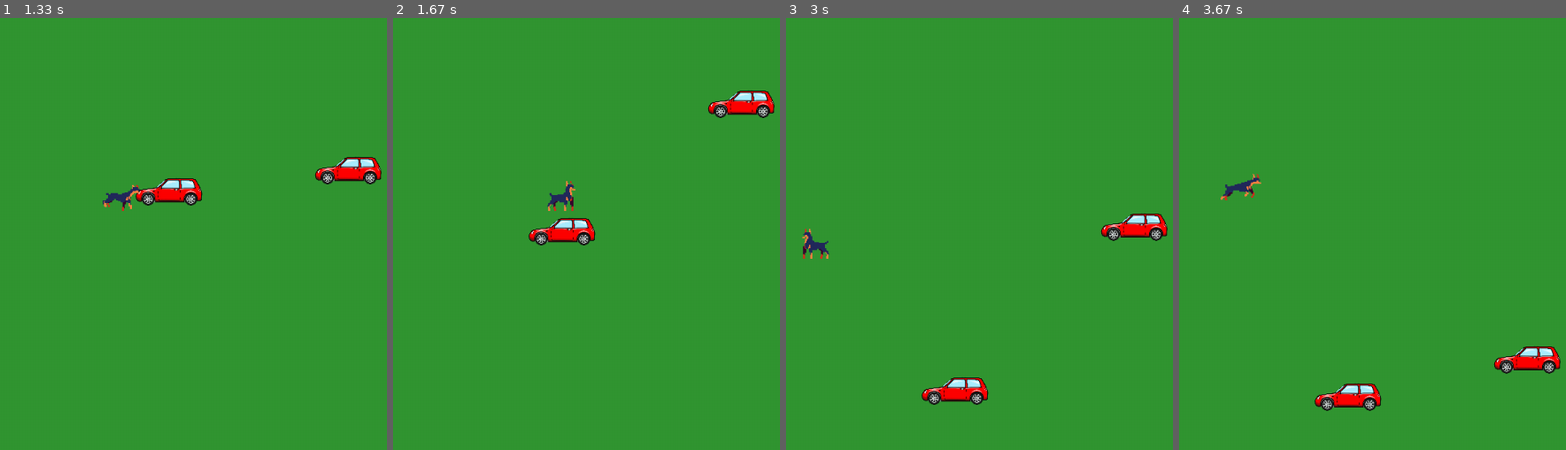
Above: before the commit, frames 1-4 (left to right).
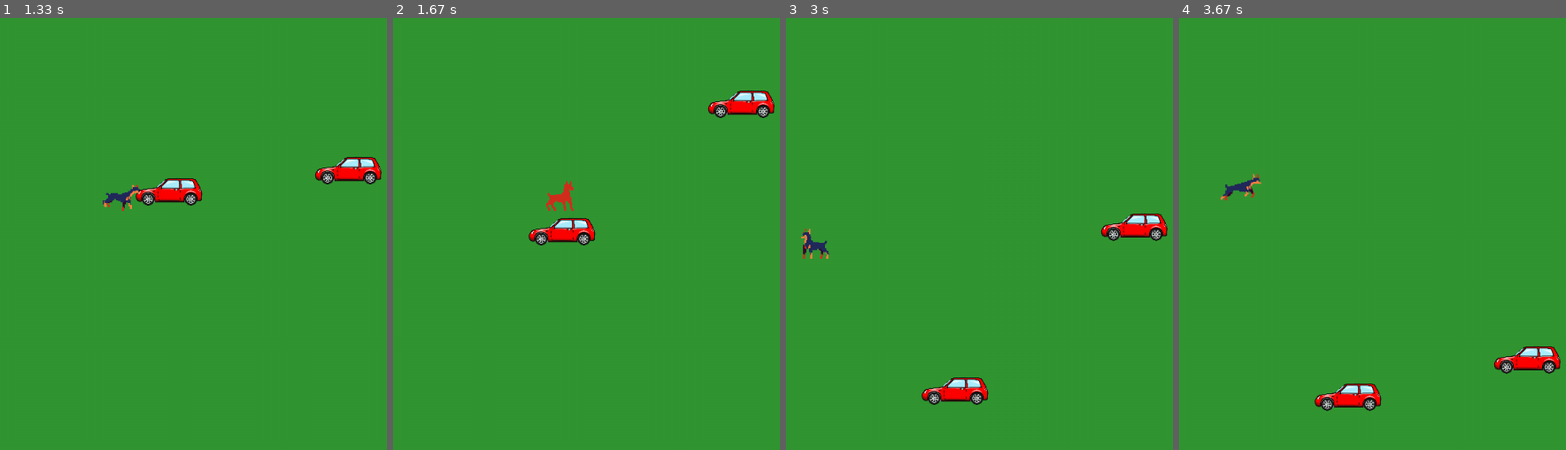
Above: after the commit, the same moments.

Repository: baby-sal/dogtective
Game: pygame game, started from user_interface/game.py
Two runs of this game, one before a commit and one after it. Both use one fixed random seed, a clock stepped at 60 frames per second and the inputs below.
Inputs:
- Up to frame 1 (1.33 s): hold Right 0.33-0.8 s; hold Up 0.83-1.13 s; hold Right from 1.17 s (still down)
- Up to frame 2 (1.67 s): release Right at 1.63 s
- Up to frame 3 (3 s): hold Left 1.67-2.2 s; hold Down 2.23-2.53 s; hold Left 2.57-2.97 s
- Up to frame 4 (3.67 s): hold Up 3-3.37 s; hold Right from 3.4 s (still down)

Frame 1 is identical in both runs. In frame 2, 0.3% of the frame differs, in the area x 39-48%, y 37-45%; in frame 3, less than 0.1%; in frame 4, nothing differs.

Commit message:
dog plays hurt animation when it collides with a car

Diff:
--- a/logic/assets/get_sprite_image.py
+++ b/logic/assets/get_sprite_image.py
@@ -35,7 +35,7 @@
             animation_list.append(self.get_image(x, 48, 48, self.scale, black))
         return animation_list
 
-    def update_animation(self):
+    def cycle_animation(self):
         current_time = pygame.time.get_ticks()
         if current_time - self.last_update >= self.animation_cooldown:
             self.frame = next(self.animation_list)
--- a/logic/components/character.py
+++ b/logic/components/character.py
@@ -22,6 +22,7 @@
 
         self.idle = SpriteSheet('../logic/assets/images/characters/dogtective_sprite/Idle.png', 1.5, 4)
         self.walk = SpriteSheet('../logic/assets/images/characters/dogtective_sprite/Walk.png', 1.5, 6)
+        self.hurt = SpriteSheet('../logic/assets/images/characters/dogtective_sprite/Hurt.png', 1.5, 2)
 
         self.move = False
         self.direction = "right"
@@ -31,7 +32,7 @@
         self.rect = self.mask.get_rect()
 
     def update(self, car_group):
-        if pygame.time.get_ticks() - self.collision_time > 3000:  # The time is in ms.
+        if pygame.time.get_ticks() - self.collision_time > 1500:  # The time is in ms.
             self.collision_immune = False
         self.move = False
         self.movement()
@@ -62,20 +63,18 @@
             self.move = True
 
     def update_animation(self):
-        if self.direction == "right":
-            if self.move:
-                self.walk.update_animation()
-                self.image = self.walk.frame
-            else:
-                self.idle.update_animation()
-                self.image = self.idle.frame
+        if self.move:
+            self.walk.cycle_animation()
+            self.image = self.walk.frame
+        elif self.collision_immune:
+            self.hurt.cycle_animation()
+            self.image = self.hurt.frame
         else:
-            if self.move:
-                self.walk.update_animation()
-                self.image = pygame.transform.flip(self.walk.frame, True, False).convert_alpha()
-            else:
-                self.idle.update_animation()
-                self.image = pygame.transform.flip(self.idle.frame, True, False).convert_alpha()
+            self.idle.cycle_animation()
+            self.image = self.idle.frame
+
+        if self.direction == "left":
+            self.image = pygame.transform.flip(self.image, True, False).convert_alpha()
 
     def correction(self):
         """Prevents character going off the side of the screen"""
